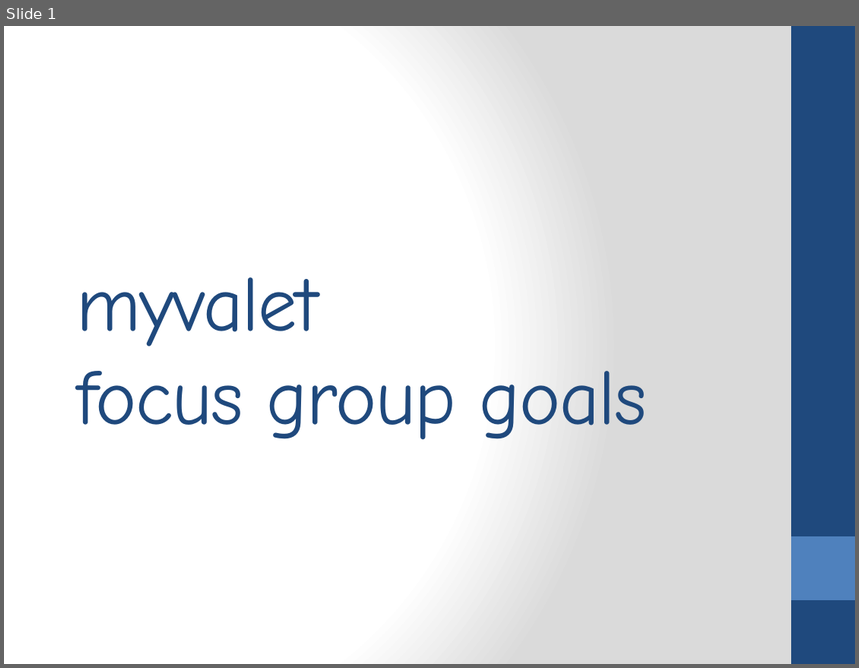
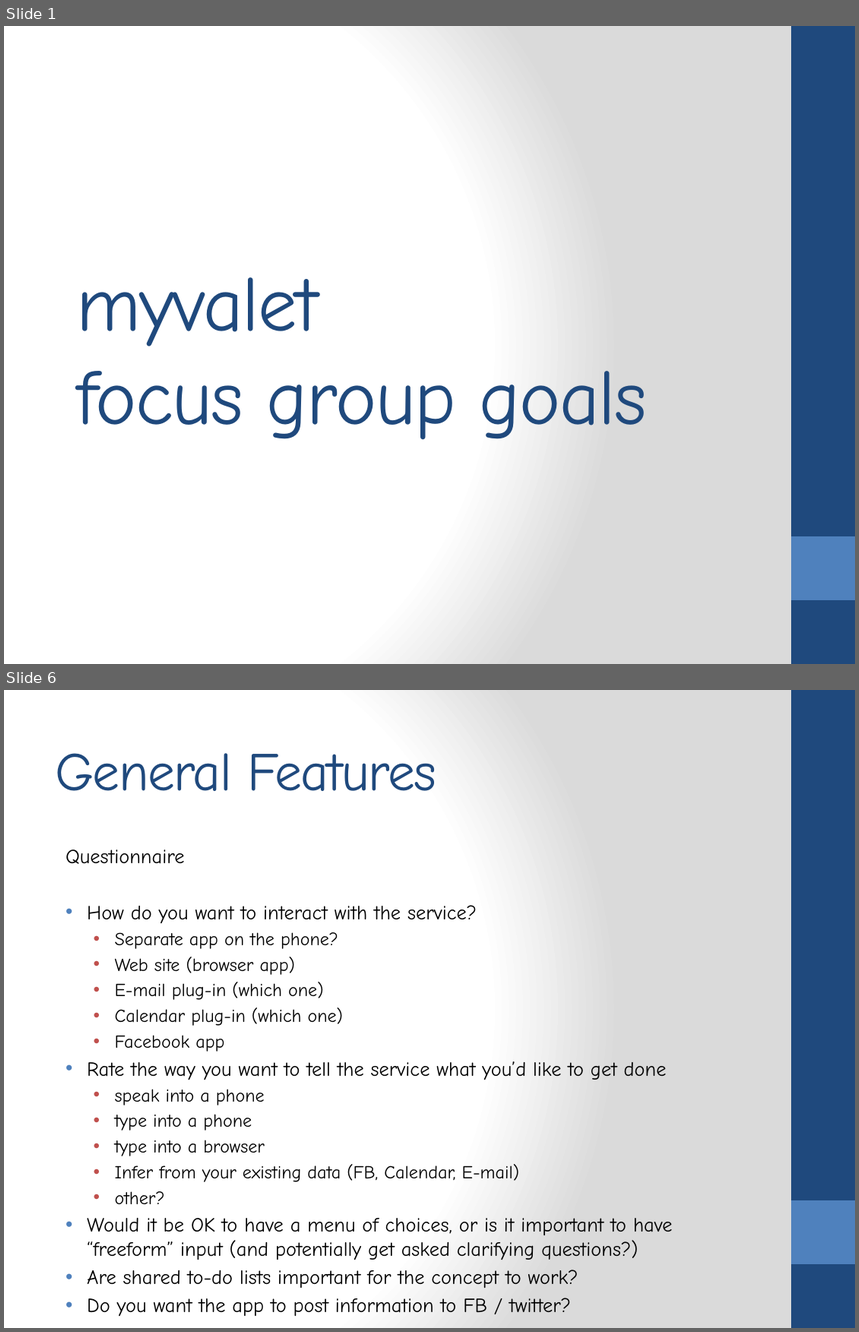
Before and after one commit to ogazitt/TaskStore, a slide deck: Docs/vision/focus group.pptx. Shown one above the other, each under a label of ours: slide 1 before the commit, slides 1 and 6 after it; the slides between them are not shown. The pictures are 859x668 and 859x1332 pixels, drawn with LibreOffice and Linux fonts; fonts in the diff are those of the drawing. Boxes give left, top, right and bottom in pixels: in the first picture for what was removed or moved away, otherwise in the second. Text is boxed around its words. In the diff, an @@ line names an element or a change of style, - is before the commit and + after.

```diff
--- a/Docs/vision/focus group.pptx
+++ b/Docs/vision/focus group.pptx
@@ slide 6 added at (4, 690, 855, 1328), background gradient #FFFFFF to #DADADA; not listed: 2 template elements that a slide beside it also shows @@
@@ title added at (55, 753, 437, 791), 46 pt, text #1F497D @@
+General Features
@@ text added at (66, 850, 673, 1288), 17.1 pt, text #000000 @@
+Questionnaire
+• How do you want to interact with the service?
+  • Separate app on the phone?
+  • Web site (browser app)
+  • E-mail plug-in (which one)
+  • Calendar plug-in (which one)
+  • Facebook app
+• Rate the way you want to tell the service what you’d like to get done
+  • speak into a phone
+  • type into a phone
+  • type into a browser
+  • Infer from your existing data (FB, Calendar, E-mail)
+  • other?
+• Would it be OK to have a menu of choices, or is it important to have “freeform” input (and potentially get asked clarifying questions?)
+• Are shared to-do lists important for the concept to work?
+• Do you want the app to post information to FB / twitter?
```
Also in this commit, not shown: 3 slides changed, 4 other slides added, 1 slide removed, 5 other files.
